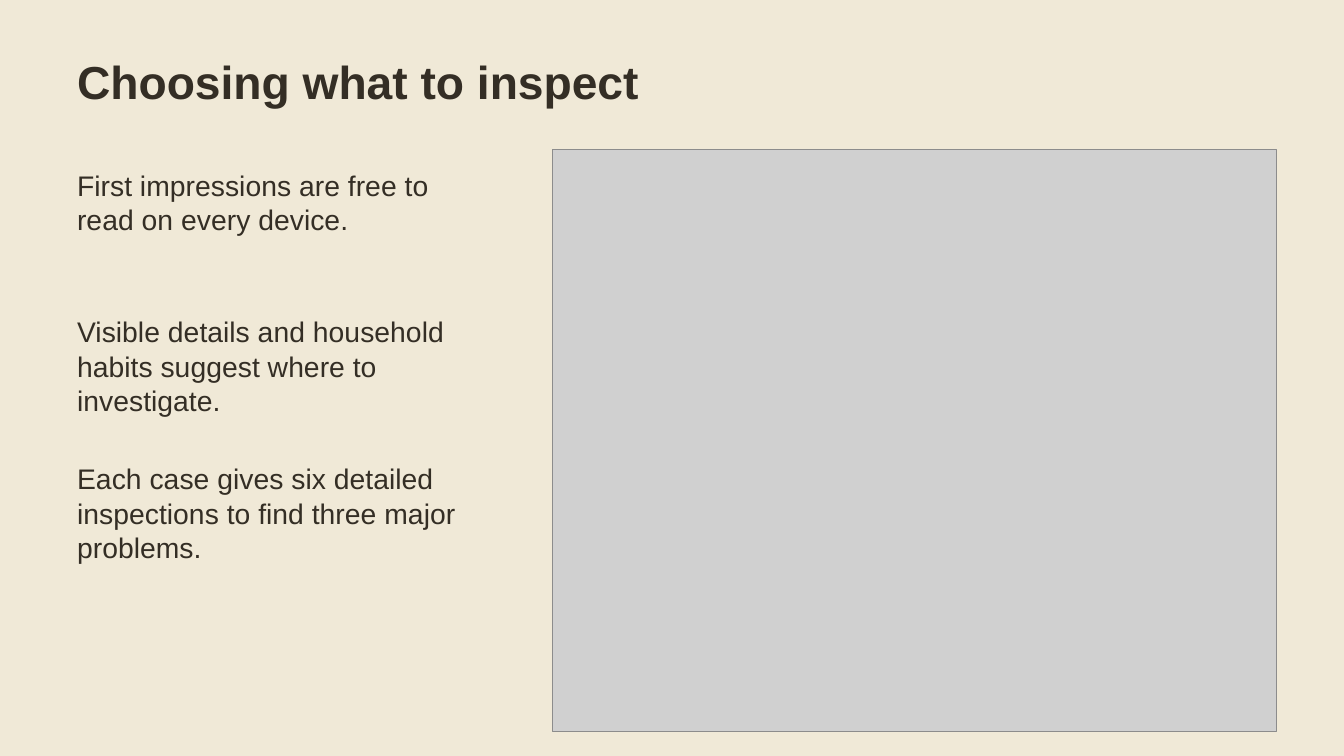
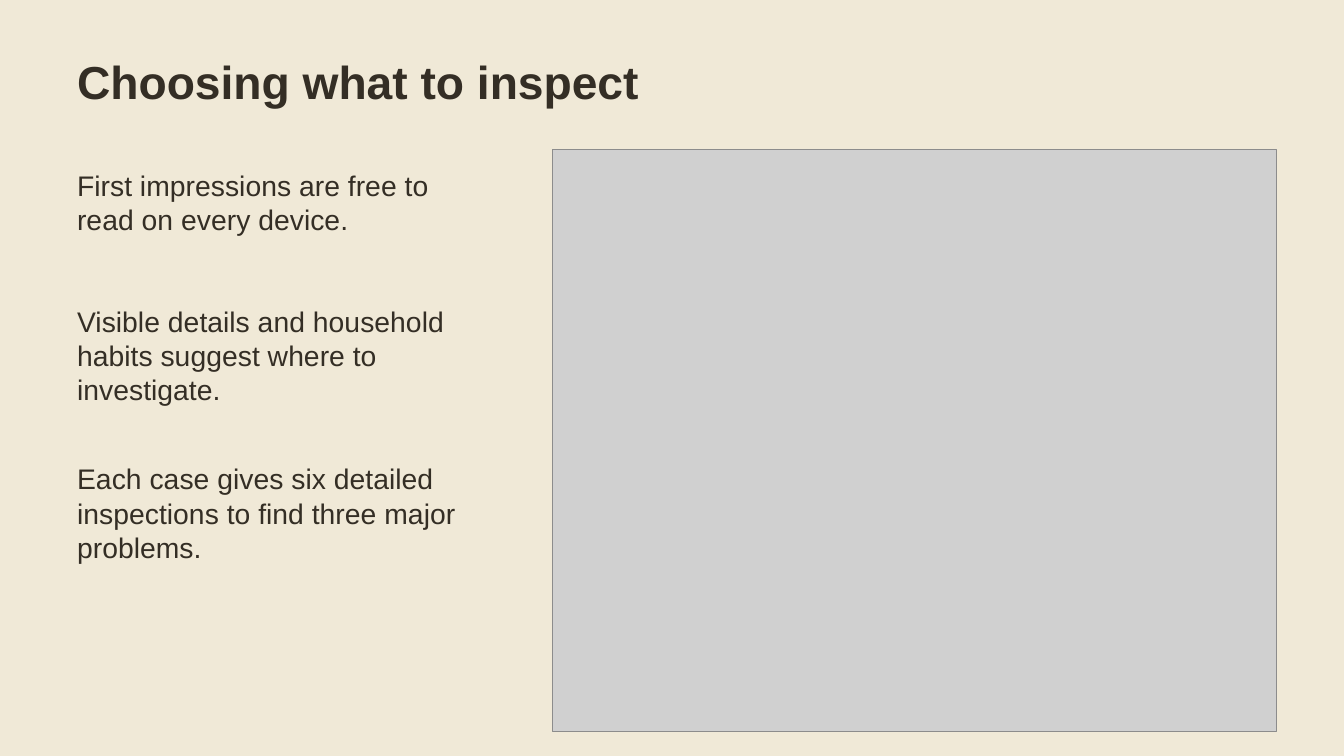
Before and after one commit to RLeja/HiddenWatts, a slide deck: slide 3 of docs/presentation/HiddenWatts-Prototype-I.pptx. Drawn at 1344x756 pixels with LibreOffice and Linux fonts; fonts in the diff are those of the drawing; grey boxes stand for pictures. Boxes give left, top, right and bottom in pixels: in the first picture for what was removed or moved away, otherwise in the second. Text is boxed around its words. In the diff, an @@ line names an element or a change of style, - is before the commit and + after.

```diff
--- a/docs/presentation/HiddenWatts-Prototype-I.pptx
+++ b/docs/presentation/HiddenWatts-Prototype-I.pptx
@@ text "Visible details and household habits ...": place and size @@
-text "Visible details and household habits ..." at bbox=[77, 321, 444, 416]
+text "Visible details and household habits ..." at bbox=[77, 311, 444, 406]
```
Also in this commit, not shown: 3 other slides changed, 1 slide added, 2 slides removed, 1 other file.
